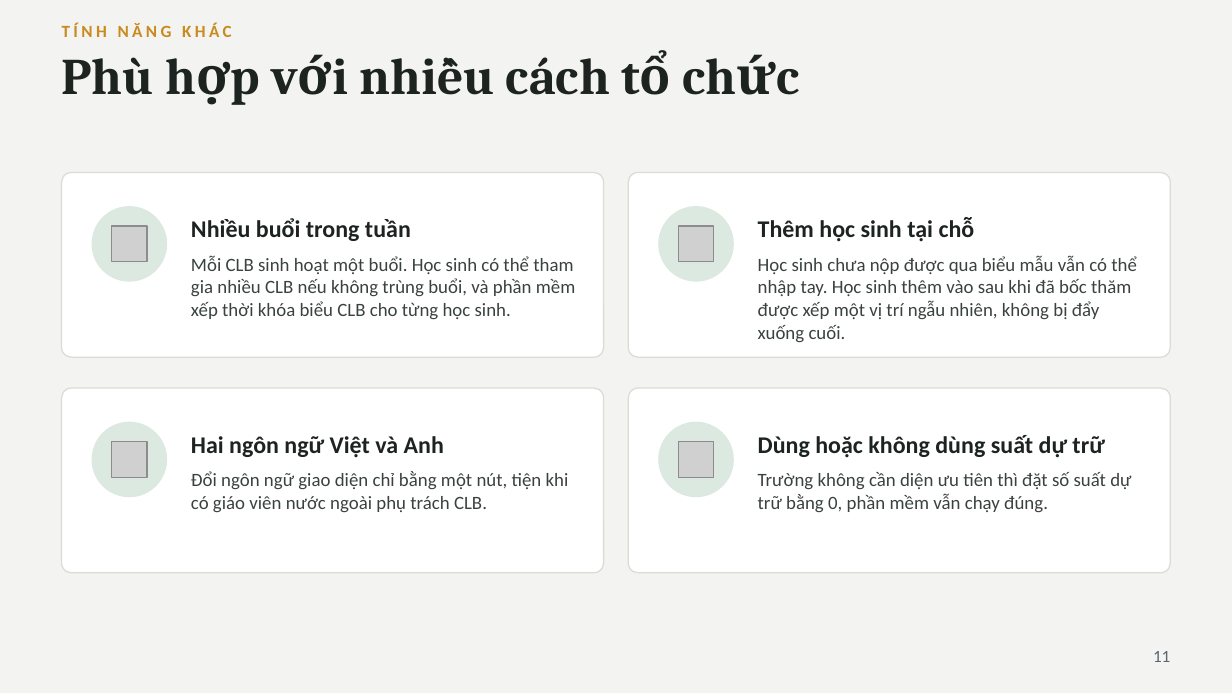
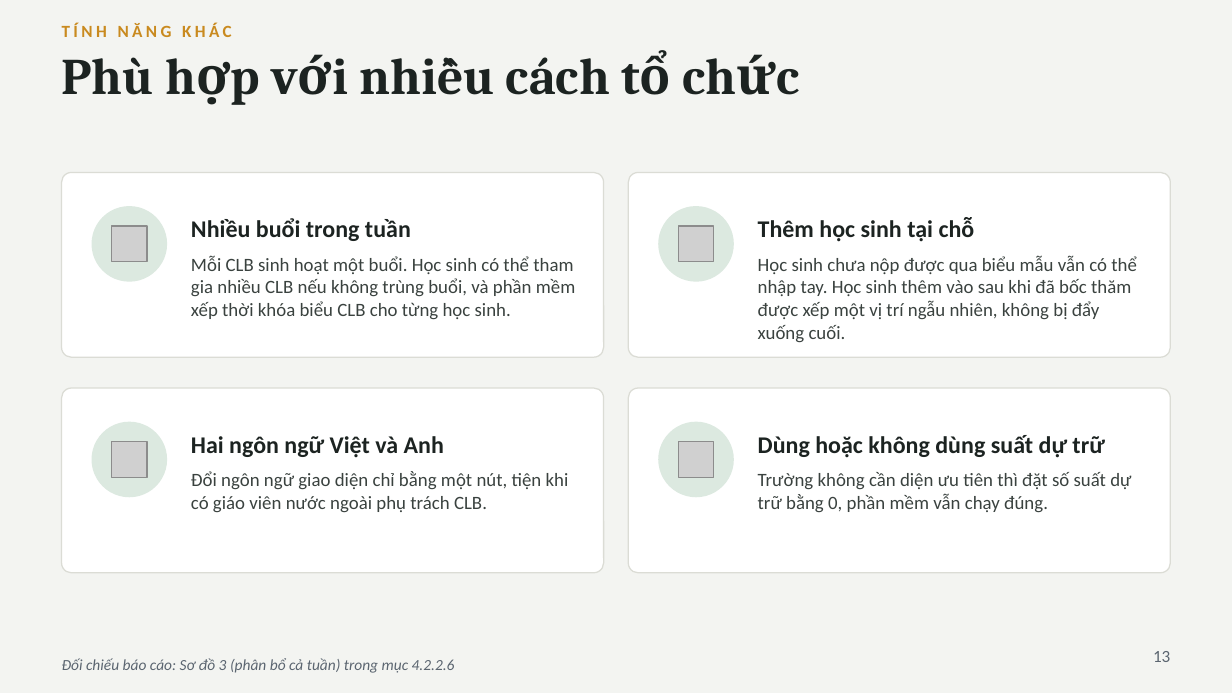
Before and after one commit to nguyenphanvantruong6969-arch/rbda-kiosk, a slide deck: slide 13 of TRINH_BAY_BAN_GIAM_HIEU.pptx (slide 11 before the commit). Drawn at 1232x693 pixels with LibreOffice and Linux fonts; fonts in the diff are those of the drawing; grey boxes stand for pictures. Boxes give left, top, right and bottom in pixels: in the first picture for what was removed or moved away, otherwise in the second. Text is boxed around its words. In the diff, an @@ line names an element or a change of style, - is before the commit and + after.

```diff
--- a/TRINH_BAY_BAN_GIAM_HIEU.pptx
+++ b/TRINH_BAY_BAN_GIAM_HIEU.pptx
@@ text added at (62,658,455,673), 9 pt, text #5B6570, italic @@
+Đối chiếu báo cáo: Sơ đồ 3 (phân bổ cả tuần) trong mục 4.2.2.6
@@ text at (1153,651,1170,662): text changed @@
-11
+13
```
Also in this commit, not shown: 10 other slides changed, 2 slides added.
